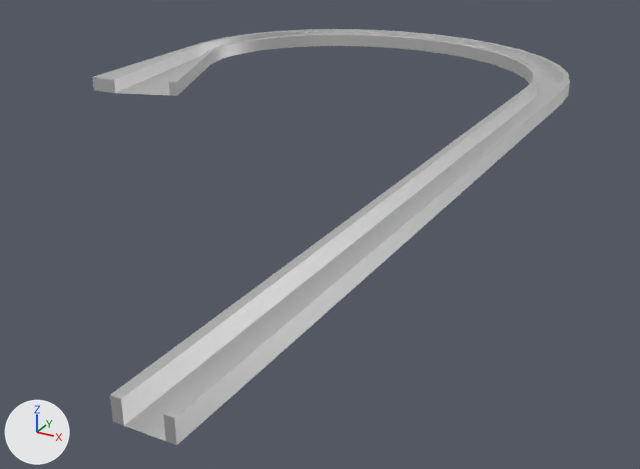
Before and after pictures for a commit that changed the FBX model public/assets/models/Launch path.fbx.
One viewpoint serves both versions: a 50 mm camera at (26.4, -40.8, 16.0) aimed at (2.8, 2.2, -5.5). The lights are fixed; the arrows at lower left show +X, +Y and +Z. Where no turn or scale is listed for an object, it has been applied to the vertices.

Script lines for the objects in view, before the commit:
```python
me_circle_022 = bpy.data.meshes.new('Circle.022')
me_circle_022.from_pydata(...)  # 160 vertices, 137 faces; spans x -17.3..12.7, y -24.4..31.0, z 0.2..1.1
me_circle_022.materials.append(mat_material_001)  # white #e7e7e7
ob_circle_019 = bpy.data.objects.new('Circle.019', me_circle_022)
ob_circle_019.location = (0.0, 0.0, 0.0)
```
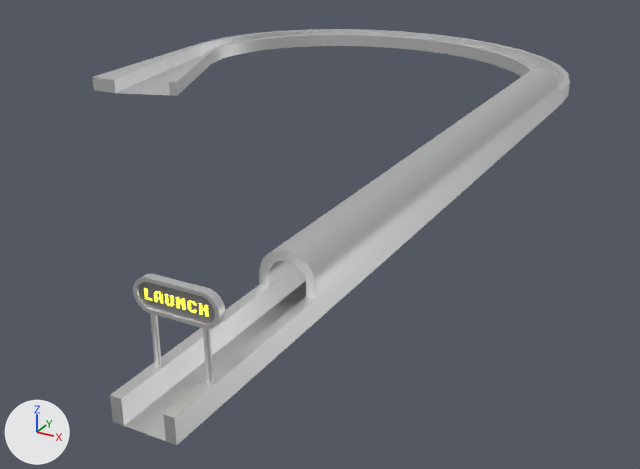
The newer file is also turned or shifted as a whole; pictures and numbers use the older file's frame.

What differs and where, as boxes [x1, y1, x2, y2] in the pictures (640 x 469 px):
'Cylinder.001', added: after [259, 67, 559, 299]
'Circle.023', added: after [133, 274, 225, 384]
    faces in mat_material_031 (white #e7e7e7): [133, 274, 225, 384]
    faces in mat_material_032 (grey #ababab): [139, 282, 215, 324]
    faces in mat_material_033 (yellow #e7df6f): [144, 288, 208, 317]

The change, as a list of edits to the scene's bpy script:
```text
Add mat_material_032:
    mat_material_032 = principled_material('Material.032')
    mat_material_032.base_color = (0.408, 0.408, 0.408)  # grey #ababab
    mat_material_032.metallic = 0.988
Add mat_material_033:
    mat_material_033 = principled_material('Material.033')
    mat_material_033.base_color = (0.799, 0.738, 0.159)  # yellow #e7df6f
    mat_material_033.emission_color = (0.8, 0.767, 0.00824)  # yellow #e7e316
    mat_material_033.emission_strength = 3.2
Add mat_material_031:
    mat_material_031 = principled_material('Material.031')
    mat_material_031.base_color = (0.8, 0.8, 0.8)  # white #e7e7e7
    mat_material_031.metallic = 0.988
Add me_circle_013:
    me_circle_013.from_pydata(...)  # 560 vertices, 498 faces; spans x -1.57..1.57, y -4.18..-3.87, z -1.65..1.65
    # faces by material slot: [270, 2, 226]
    me_circle_013.materials.append(mat_material_031)  # white #e7e7e7
    me_circle_013.materials.append(mat_material_032)  # grey #ababab
    me_circle_013.materials.append(mat_material_033)  # yellow #e7df6f
Add me_cylinder_001:
    me_cylinder_001.from_pydata(...)  # 76 vertices, 74 faces; spans x -1.2..1.2, y -16.2..16.2, z -0.5..1.2
    me_cylinder_001.materials.append(mat_material_001)  # white #e7e7e7
Add ob_circle_023:
    ob_circle_023 = bpy.data.objects.new('Circle.023', me_circle_013)
    ob_circle_023.location = (11.53, -18.38, 2.58)
Add ob_cylinder_001:
    ob_cylinder_001 = bpy.data.objects.new('Cylinder.001', me_cylinder_001)
    ob_cylinder_001.location = (11.53, 0.0, 1.57)
```
